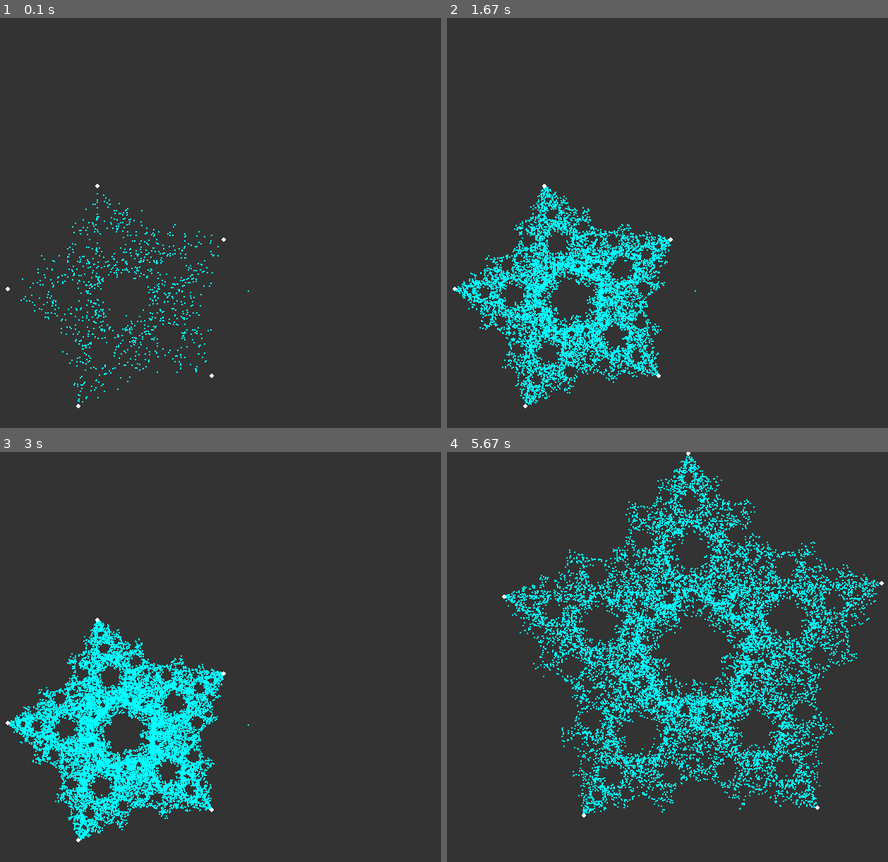
Above: before the commit, frames 1-4 (two rows, left to right).
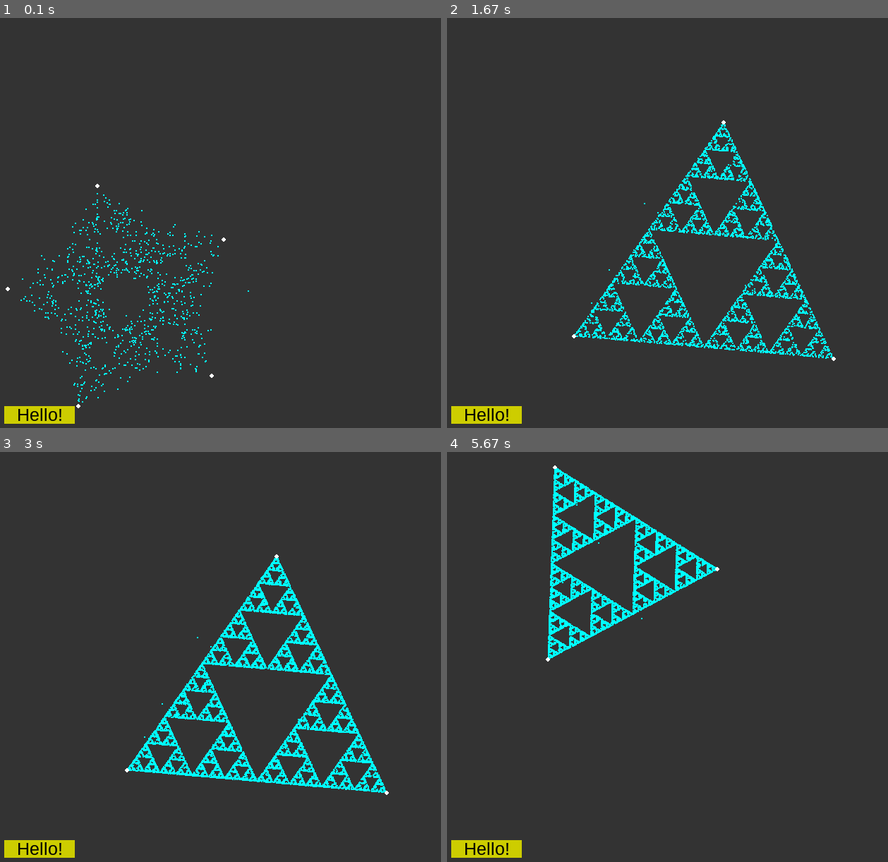
Above: after the commit, the same moments.

Repository: DHameete/pygames
Game: pygame game, started from 07_ChaosGame/main.py
Same seed, same stepped clock (60 frames per second), same inputs: the game is played once before the commit and once after it.
Inputs (mouse positions are in pixels of both pictures, inside the frame that each line leads up to):
- Up to frame 1 (0.1 s): no input
- Up to frame 2 (1.67 s): click (486, 415) at 0.38 s, where only the run after the commit has a clickable "Hello!"; click (486, 415) at 0.72 s, where only the run after the commit has a clickable "Hello!"
- Up to frame 3 (3 s): no input
- Up to frame 4 (5.67 s): no input

The runs differ from the first frame. In frame 1, 0.7% of the frame differs, in the area x 0-17%, y 94-99%; in frame 2, 10%; in frame 3, 13%; in frame 4, 15%, in the area x 0-100%, y 0-99%.

Commit message:
First button implemented

Diff:
--- a/07_ChaosGame/main.py
+++ b/07_ChaosGame/main.py
@@ -14,7 +14,6 @@
 
 COLORS = [BLUE, ORANGE, YELLOW]
 
-n = 5
 
 def init_chaos():
     points = []
@@ -35,7 +34,7 @@
     return points
 
 
-def init_chaos_mid():
+def init_chaos_mid(n):
     points = []
 
     r = random.randint(height/6, height/2)
@@ -64,7 +63,8 @@
     displaysurface.fill((51, 51, 51))
 
     # Initialize shape
-    points = init_chaos_mid()
+    n = 5
+    points = init_chaos_mid(n)
 
     # Initialize starting position
     x_pos = random.randint(0, width)
@@ -78,21 +78,38 @@
     prev = 0
     a = prev
 
+
+    # Font
+    font = pygame.font.SysFont('Arial', 25)
+
+    # button 1
+    button = pygame.Rect(100,height-50,100,25)
+    text = font.render('Hello!', True, (0,0,0))
+    text_rect = text.get_rect(center=button.center)
+
     # loop
     while True:
         for event in pygame.event.get():
             if event.type == QUIT:
-                pygame.quit()
-                sys.exit()
+                return False
 
             if event.type == KEYDOWN:
                 points = init_chaos_mid()
                 displaysurface.fill((51, 51, 51))
                 now = time.time()
 
+            if event.type == MOUSEBUTTONDOWN:
+                mouse_pos = event.pos
+
+                if button.collidepoint(mouse_pos):
+                    n = 3
+                    points = init_chaos_mid(n)
+                    displaysurface.fill((51, 51, 51))
+                    now = time.time()
+
         # Keep track of time
         if time.time() - now > 3:
-            points = init_chaos_mid()
+            points = init_chaos_mid(n)
             displaysurface.fill((51, 51, 51))
             now = time.time()
 
@@ -102,15 +119,21 @@
 
         # Draw new set of points
         for _ in range(100):
+
             a = random.choice(range(len(points)))
-            # while a == prev:
-            #     a = random.choice(range(len(points)))
+            if n == 3:
+                a = random.choice(range(len(points)))
+            elif n == 4:
+                while a == prev:
+                    a = random.choice(range(len(points)))
             # while a == (prev+1)%n or a == (prev-1)%n:
             #     a = random.choice(range(len(points)))
             # while a == (prev+1)%n or a == (prev-1)%n:
             #     a = random.choice(range(len(points)))
-            while (a == (prev+1)%n or a == (prev-1)%n) and (prev == prevprev):
-                a = random.choice(range(len(points)))
+            elif n == 5:
+                while (a == (prev+1)%n or a == (prev-1)%n) and (prev == prevprev):
+                    a = random.choice(range(len(points)))
+
 
             pos = pos.lerp(points[a],0.5)
             # clr = COLORS[a % 3]
@@ -120,6 +143,9 @@
             prevprev = prev
             prev = a
 
+        pygame.draw.rect(displaysurface, (205, 205, 0), button)
+        displaysurface.blit(text, text_rect)
+
         # Update display
         pygame.display.update()
 
